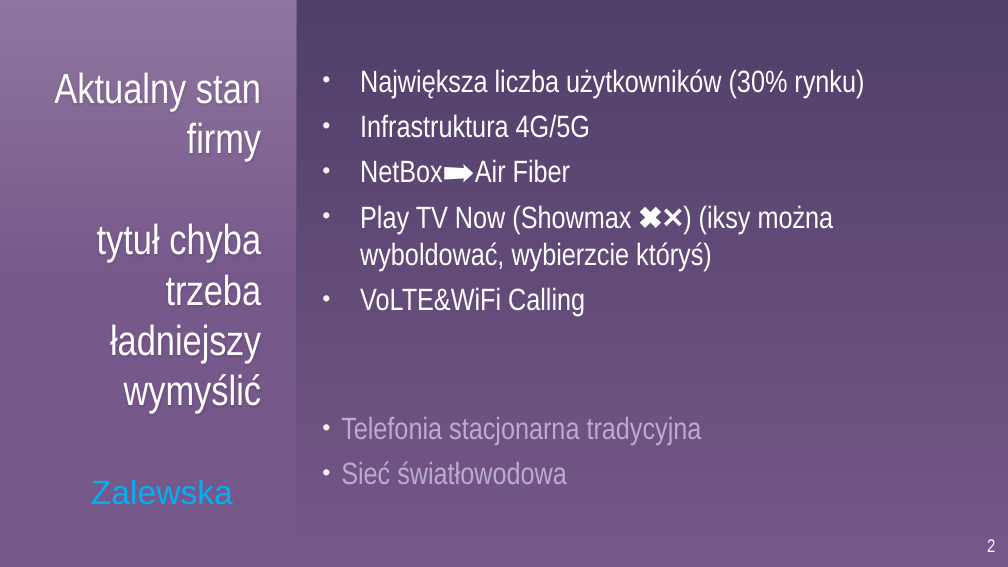
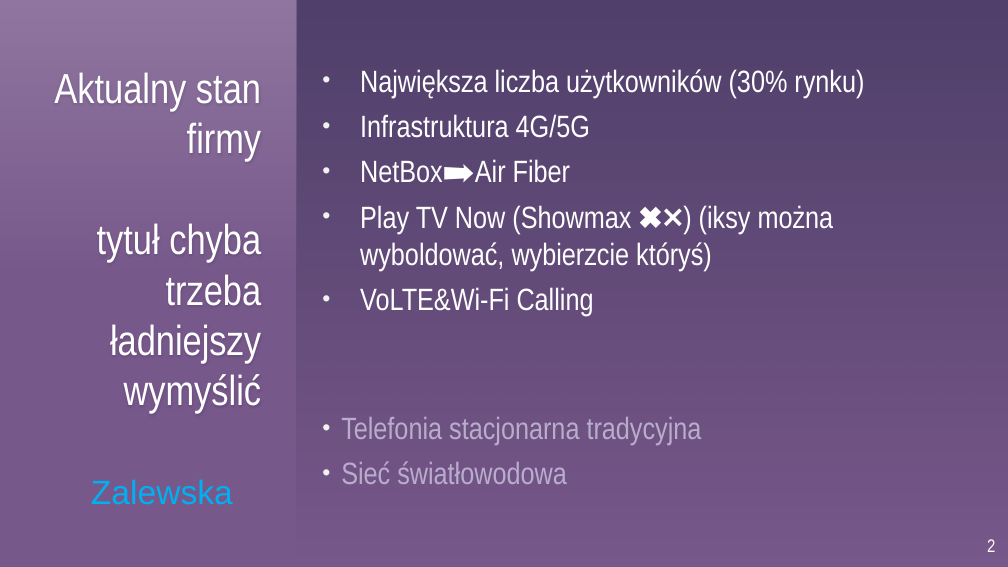
Before and after one commit to Tuptaju/OST, a slide deck: slide 2 of OST - draft.pptx. Drawn at 1008x567 pixels with LibreOffice and Linux fonts; fonts in the diff are those of the drawing; background and template pictures are left out. Boxes give left, top, right and bottom in pixels: in the first picture for what was removed or moved away, otherwise in the second. Text is boxed around its words. In the diff, an @@ line names an element or a change of style, - is before the commit and + after.

```diff
--- a/OST - draft.pptx
+++ b/OST - draft.pptx
@@ text at (360,287,594,316): text changed @@
-• VoLTE&WiFi Calling
+• VoLTE&Wi-Fi Calling
```
Also in this commit, not shown: 3 other slides changed, 1 slide added, 1 other file.
